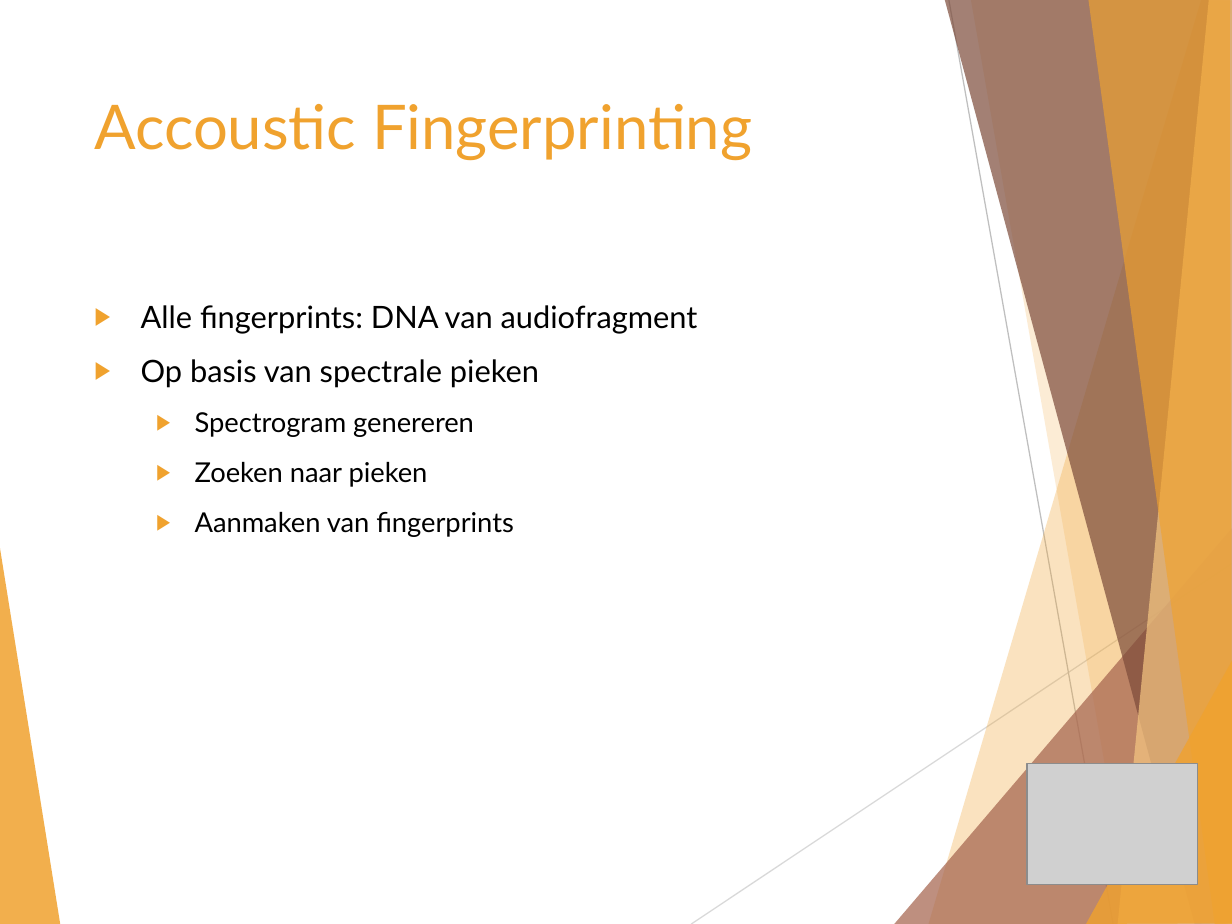
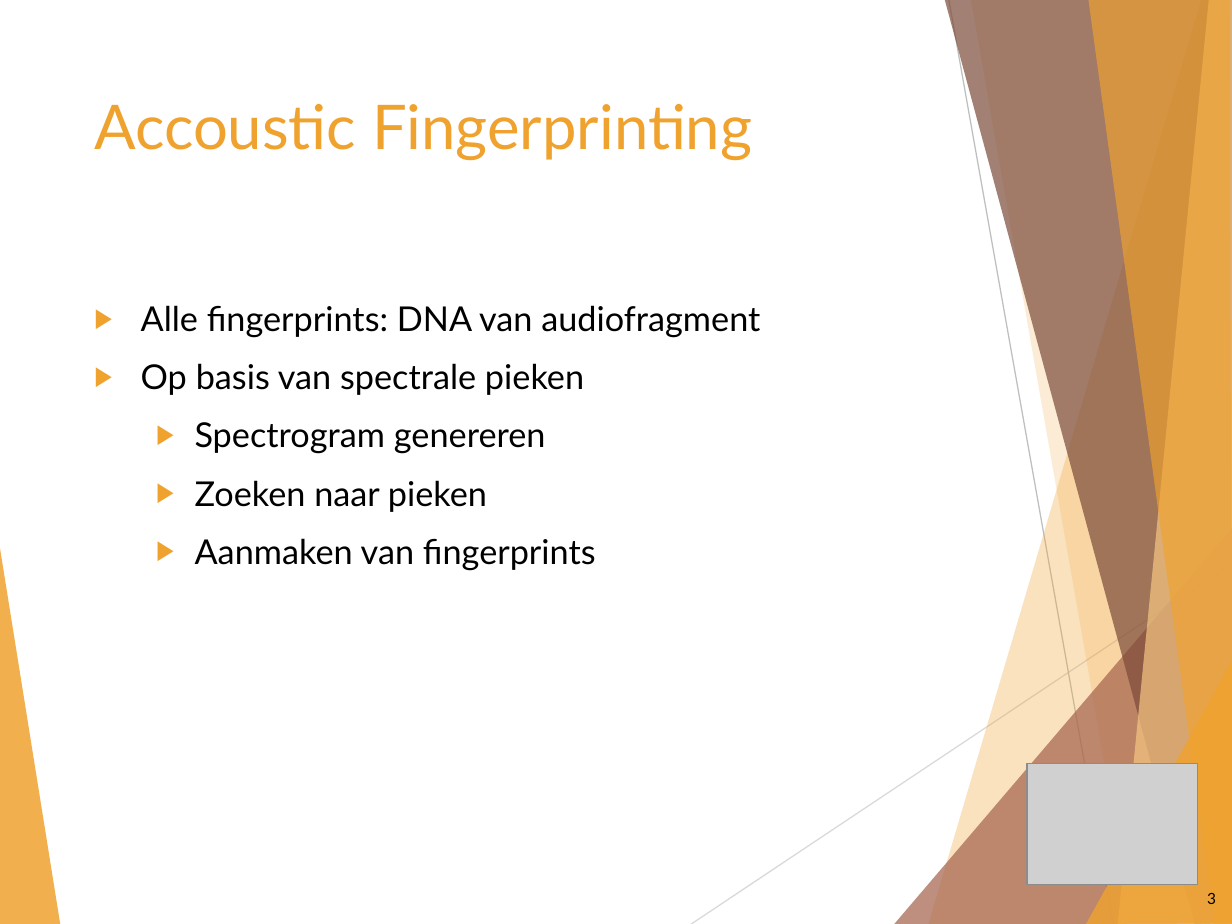
Before and after one commit to wardva/SignalSync, a slide deck: slide 3 of Presentatie 1/Masterproef_final.pptx. Drawn at 1232x924 pixels with LibreOffice and Linux fonts; fonts in the diff are those of the drawing; grey boxes stand for pictures. Boxes give left, top, right and bottom in pixels: in the first picture for what was removed or moved away, otherwise in the second. Text is boxed around its words. In the diff, an @@ line names an element or a change of style, - is before the commit and + after.

```diff
--- a/Presentatie 1/Masterproef_final.pptx
+++ b/Presentatie 1/Masterproef_final.pptx
@@ text "Alle fingerprints: DNA van audiofragment" at (141,305,760,571): size 18 to 20 pt in "Alle fingerprints: DNA van audiofragment", "Op basis van spectrale pieken"; size 16 to 20 pt in "Spectrogram genereren", "Zoeken naar pieken", "Aanmaken van fingerprints" @@
@@ page number added at (1207,893,1216,904), 9 pt, text #000000 @@
+3
```
Also in this commit, not shown: 12 other slides changed, 1 slide added, 21 other files.
